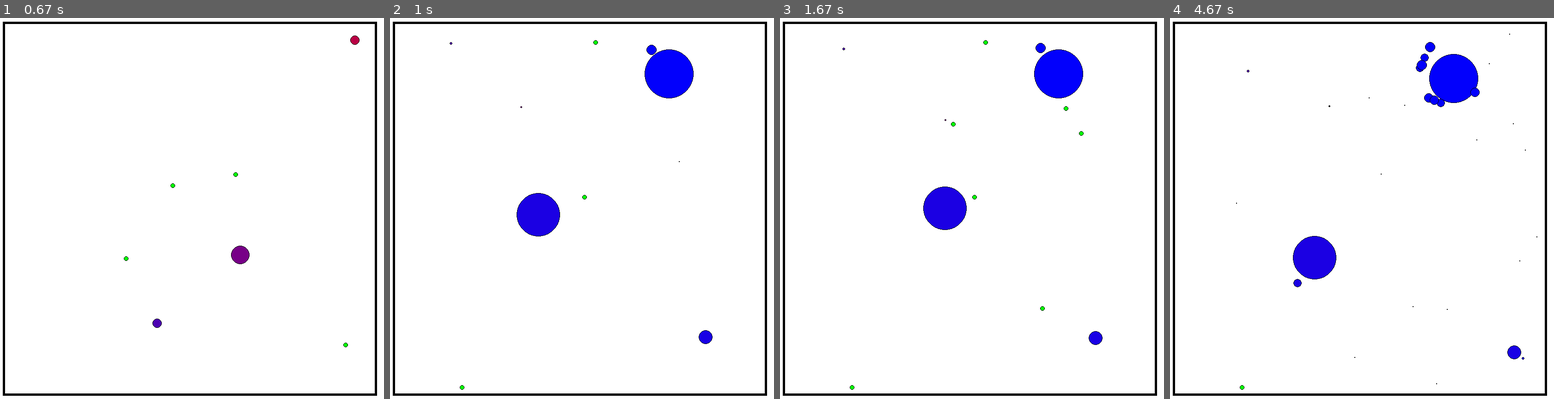
Above: before the commit, frames 1-4 (left to right).
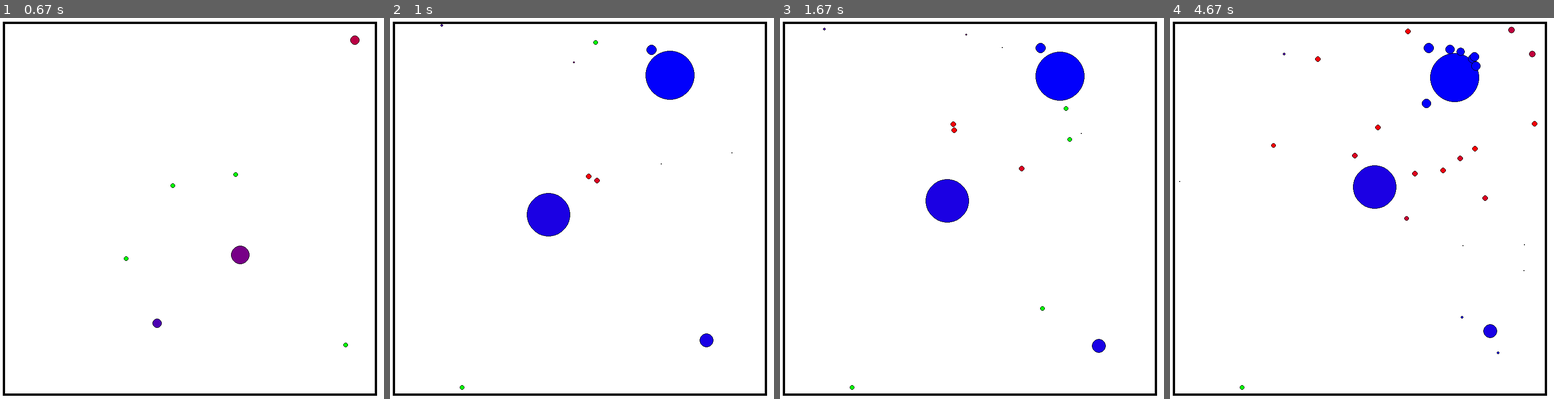
Above: after the commit, the same moments.

Repository: LeoBasov/live-sim
Game: pygame game, started from app/gui_pygame/main.py
Same seed, same stepped clock (60 frames per second), same inputs: the game is played once before the commit and once after it.
Inputs:
- Up to frame 1 (0.67 s): tap Space at 0.33 s
- Up to frame 2 (1 s): tap R at 0.67 s
- Up to frame 3 (1.67 s): tap Space at 1.07, 1.37, 1.57 s
- Up to frame 4 (4.67 s): tap Space at 1.9, 2.2, 2.4, 2.7, 2.97, 3.3, 3.6, 3.73, 4.13, 4.43 s

Frame 1 is identical in both runs. In frame 2, 0.9% of the frame differs, in the area x 13-90%, y 1-87%; in frame 3, 1.0%; in frame 4, 3.1%, in the area x 2-96%, y 2-97%.

Commit message:
Removed eating of children.

Diff:
--- a/live_sim/creature.py
+++ b/live_sim/creature.py
@@ -33,6 +33,7 @@
 		self.size_max = 1.0
 		self.position = np.array([0.0, 0.0, 0.0])
 		self.reproduction_threshold = 0.0
+		self.children = []
 
 	def copy(self, other):
 		self.state = other.state
@@ -70,14 +71,14 @@
 	def _find_enemy(self):
 		dist = [sys.float_info.max, None]
 
-		for creaure in self.world.creatures:
-			if (creaure.state.alive == True) and (creaure != self):
-
-				dist_new = np.linalg.norm(self.position - creaure.position)
+		for creature in self.world.creatures:
+			if (creature.state.alive == True) and (creature != self) and creature not in self.children:
+
+				dist_new = np.linalg.norm(self.position - creature.position)
 
 				if (dist_new <= self.sense) and (dist_new < dist[0]):
 					dist[0] =  dist_new
-					dist[1] = creaure
+					dist[1] = creature
 
 		return dist
 
@@ -93,6 +94,7 @@
 			self._mutate(creature)
 			self._reproduce_position(creature)
 
+			self.children.append(creature)
 			self.world.creatures.append(creature)
 
 	def _reproduce_position(self, child):
